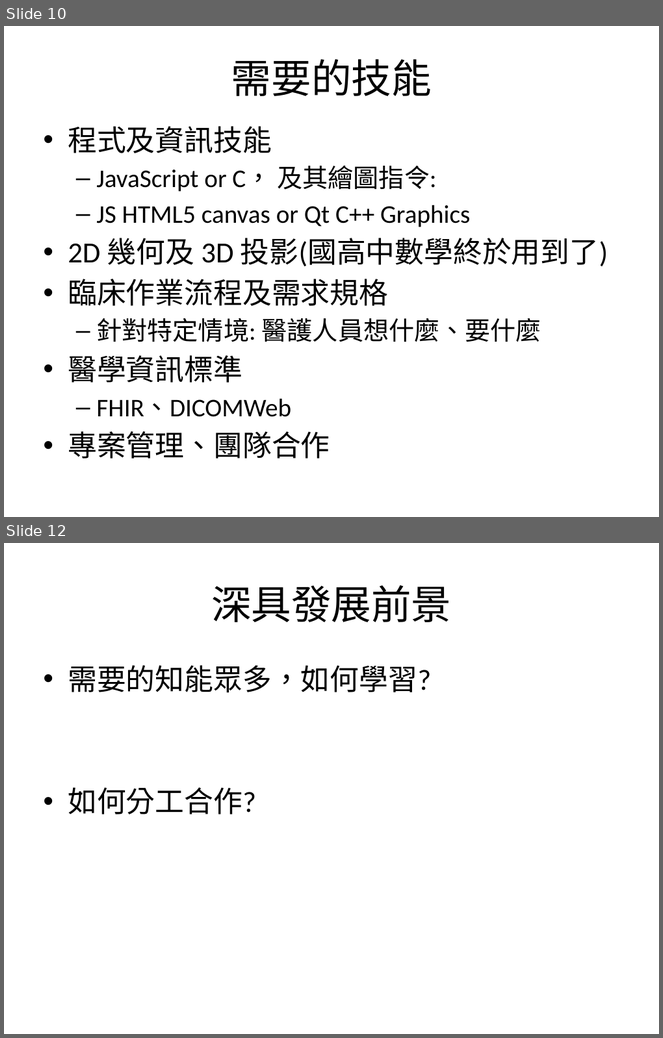
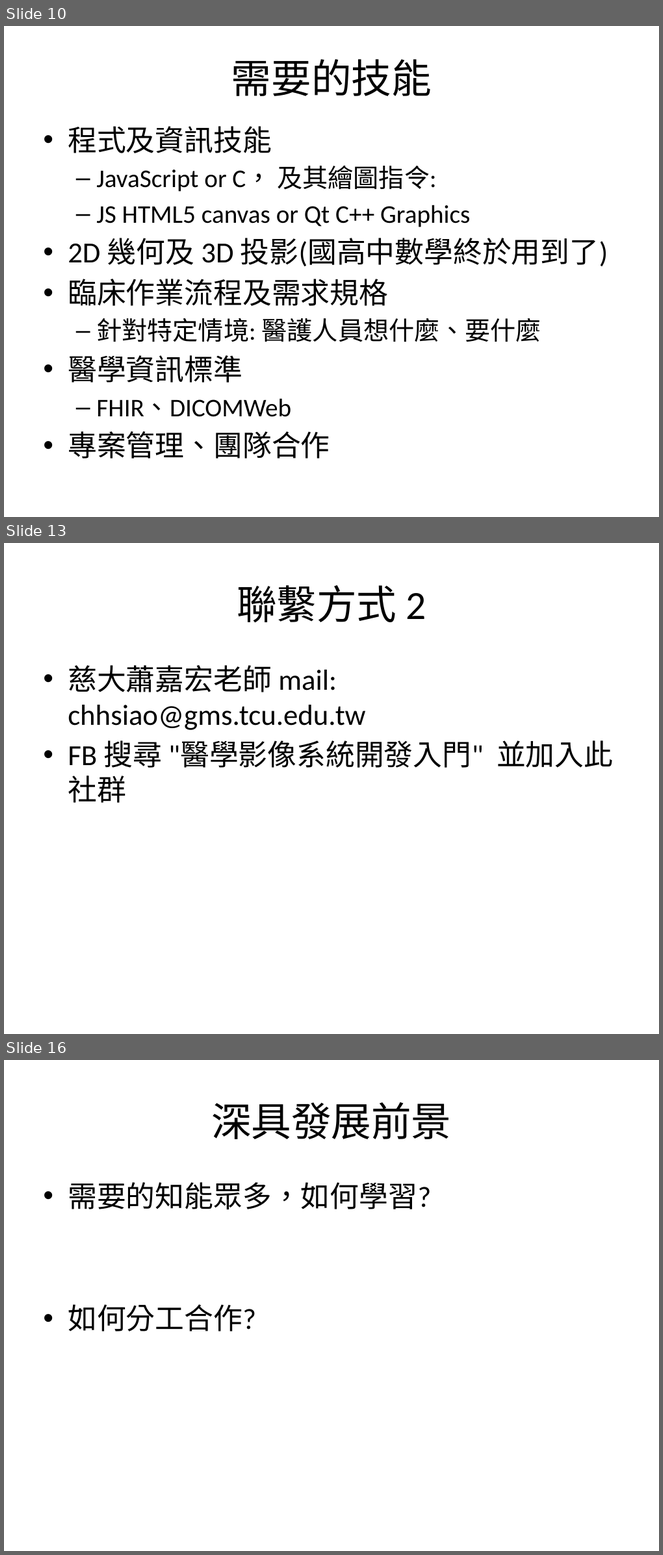
Before and after one commit to mos2718/FHIR_PACS, a slide deck: IntroductionS.pptx. Shown one above the other, each under a label of ours: slides 10 and 12 before the commit, slides 10, 13 and 16 after it; the slides between them are not shown. The pictures are 663x1038 and 663x1555 pixels, drawn with LibreOffice and Linux fonts; fonts in the diff are those of the drawing. Boxes give left, top, right and bottom in pixels: in the first picture for what was removed or moved away, otherwise in the second. Text is boxed around its words. In the diff, an @@ line names an element or a change of style, - is before the commit and + after.

```diff
--- a/IntroductionS.pptx
+++ b/IntroductionS.pptx
@@ slide 13 added at bbox=[4, 543, 659, 1034], background #FFFFFF @@
@@ title added at bbox=[237, 585, 426, 623], 44 pt, text #000000 @@
+聯繫方式 2
@@ text added at bbox=[68, 665, 613, 803], 32 pt, text #000000 @@
+• 慈大蕭嘉宏老師 mail: chhsiao@gms.tcu.edu.tw
+• FB 搜尋 "醫學影像系統開發入門" 並加入此社群
@@ what was slide 12 is now slide 16 @@
```
Also in this commit, not shown: 2 slides changed, 3 other slides added, 1 other file.
